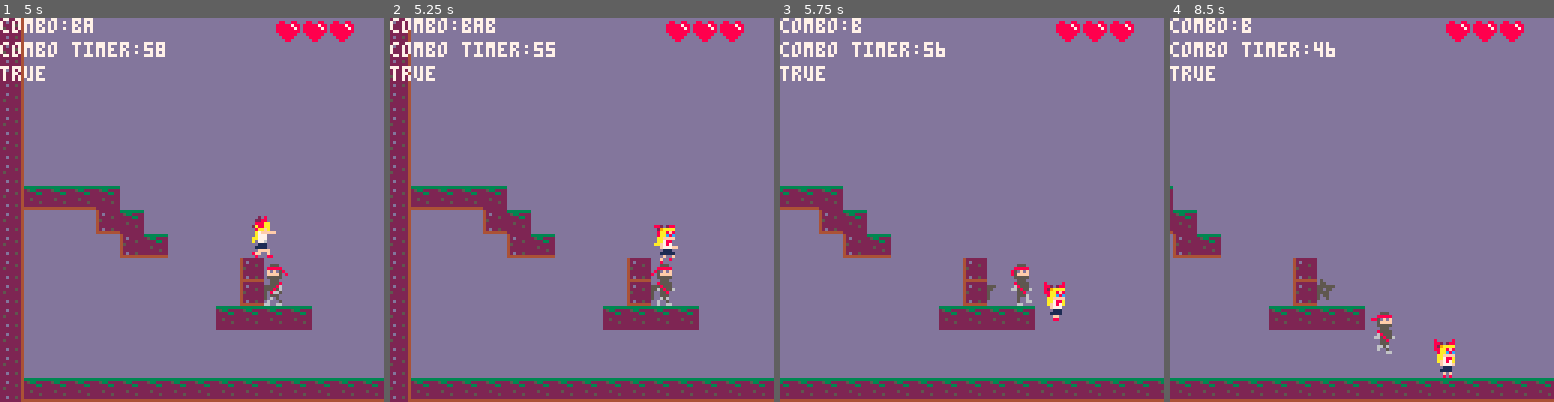
Above: before the commit, frames 1-4 (left to right).
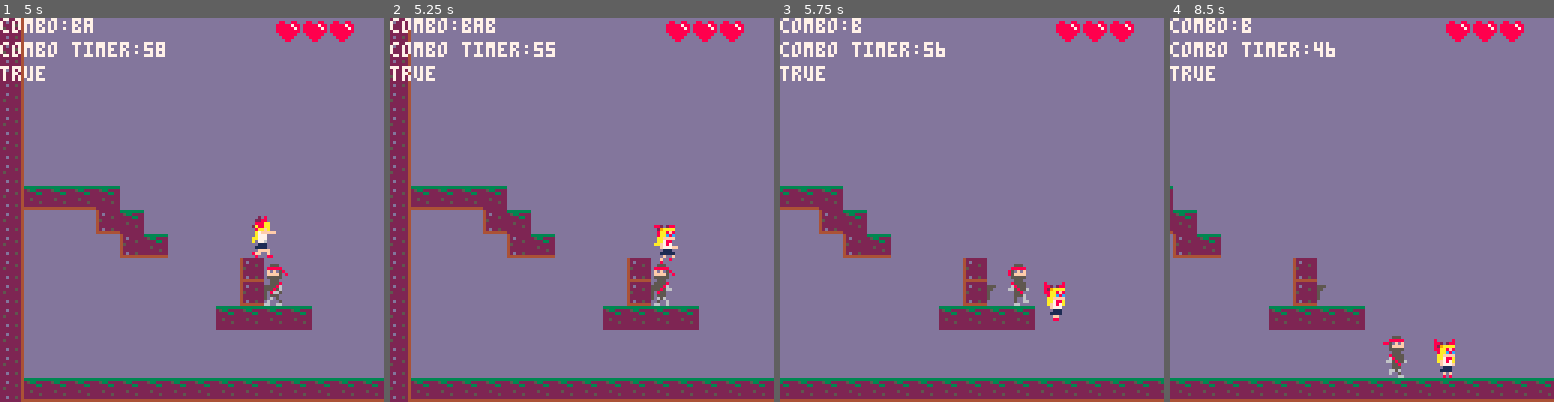
Above: after the commit, the same moments.

Repository: MarkNickerson/SailorV
Game: PICO-8 cartridge sailorv.p8
Two runs of this game, one before a commit and one after it. Both use one fixed random seed, a clock stepped at 60 frames per second and the inputs below.
Inputs:
- Up to frame 1 (5 s): tap X (X key) at 0.33, 0.7, 1.43, 2.58, 3.1, 3.62, 4.13, 4.65 s; tap O (Z key) at 1.07, 1.8, 2.43, 3.07, 3.7, 4.33, 4.97 s; hold Right 2.33-3.33 s; hold Right 3.38-4.22 s; hold Up 4.27-4.67 s; hold Right from 4.72 s (still down)
- Up to frame 2 (5.25 s): keep holding Right; tap X (X key) at 5.17 s
- Up to frame 3 (5.75 s): tap O (Z key) at 5.6 s; tap X (X key) at 5.68 s; release Right at 5.72 s
- Up to frame 4 (8.5 s): hold Left 6.15-6.98 s; tap X (X key) every 0.52 s from 6.2 to 8.27 s; tap O (Z key) every 0.63 s from 6.23 to 8.13 s; hold Right 7.03-8.03 s; hold Right from 8.08 s (still down)

Frame 1 is identical in both runs. In frame 2, 0.3% of the frame differs, in the area x 67-75%, y 64-75%; in frame 3, 0.3%; in frame 4, 0.8%, in the area x 39-62%, y 67-94%.

Commit message:
ninja movement bug fix

Diff:
--- a/sailorv.p8
+++ b/sailorv.p8
@@ -477,15 +477,15 @@
     update=function(self)
       -- ninja spawns and runs to the left
 
-      if(player.x < self.x and self.dx > -self.max_dx) then
-      	if(abs(player.x - self.x) < 8 and player.dx == 0) then --player isnt moving, ninja stops at player location
+      if(player.x <= self.x-10 and self.dx > -self.max_dx) then
+      	if((self.x - player.x) < 16 and player.dx == 0) then --player isnt moving, ninja stops at player location
       		self.dx = 0
       	else
 	      	self.flip = false
 	        self.dx-=self.p_speed
 	    end
-      elseif(player.x > self.x and self.dx < self.max_dx) then
-        if(abs(player.x - self.x) < 8 and player.dx == 0) then
+      elseif(player.x > self.x+2 and self.dx < self.max_dx) then
+        if((player.x - self.x) < 8 and player.dx == 0) then
       		self.dx = 0
       	else
 	      	self.flip = true
